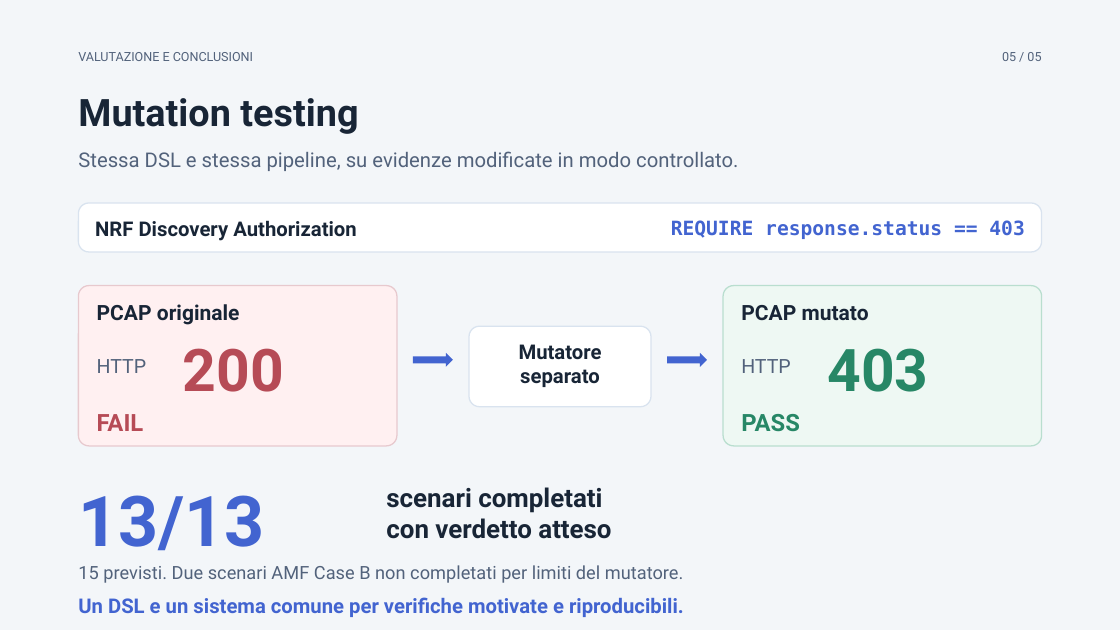
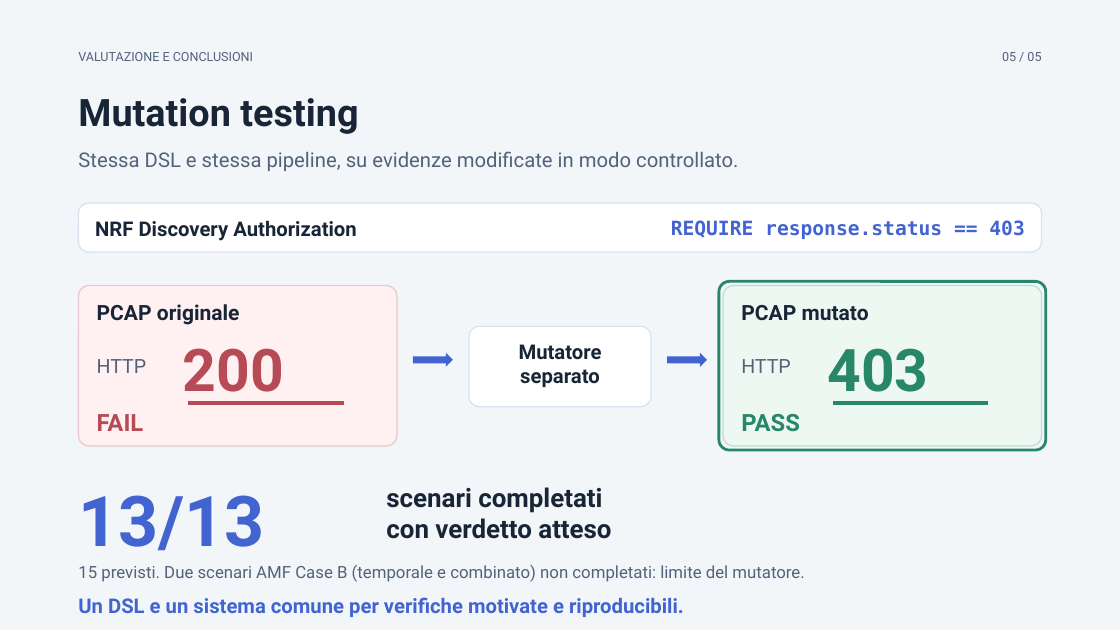
Before and after one commit to desila23/5g-security-assurance-thesis, a slide deck: slide 5 of 5g-thesis-presentation-5min/tesi-5min-statico.pptx. Drawn at 1120x630 pixels with LibreOffice and Linux fonts; fonts in the diff are those of the drawing. Boxes give left, top, right and bottom in pixels: in the first picture for what was removed or moved away, otherwise in the second. Text is boxed around its words. In the diff, an @@ line names an element or a change of style, - is before the commit and + after.

```diff
--- a/5g-thesis-presentation-5min/tesi-5min-statico.pptx
+++ b/5g-thesis-presentation-5min/tesi-5min-statico.pptx
@@ rounded rectangle added at <box>719,282,1045,450</box>, outline #278766 3 pt @@
@@ line added from (188, 403) to (343, 403), #B64B56 3.75 pt @@
@@ line added from (833, 403) to (988, 403), #278766 3.75 pt @@
@@ text at <box>78,565,804,582</box>: text changed; size 19.5 to 18 pt @@
-15 previsti. Due scenari AMF Case B non completati per limiti del mutatore.
+15 previsti. Due scenari AMF Case B (temporale e combinato) non completati: limite del mutatore.
```
Also in this commit, not shown: 3 other slides changed, 1 slide added, 1 slide removed, 8 other files.
